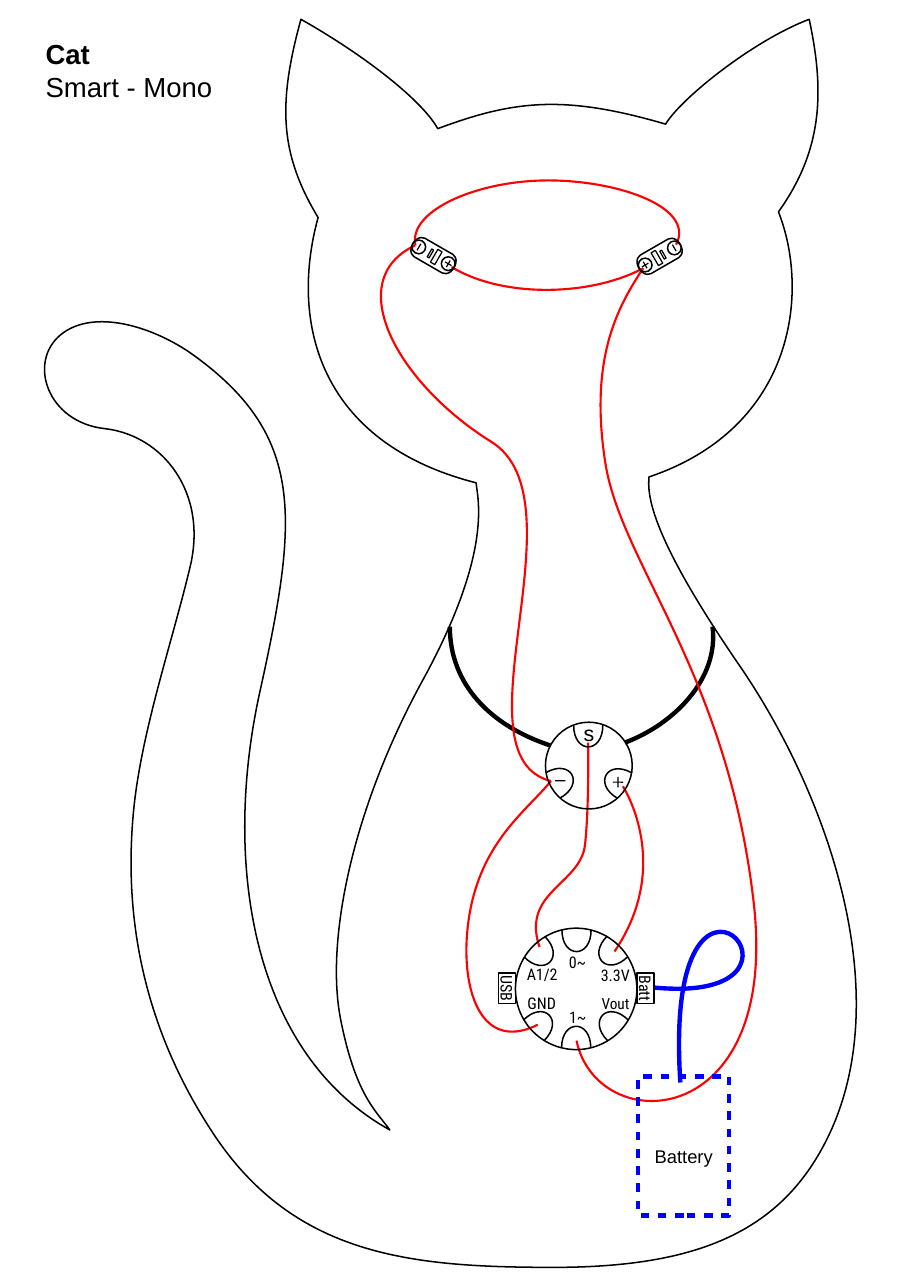
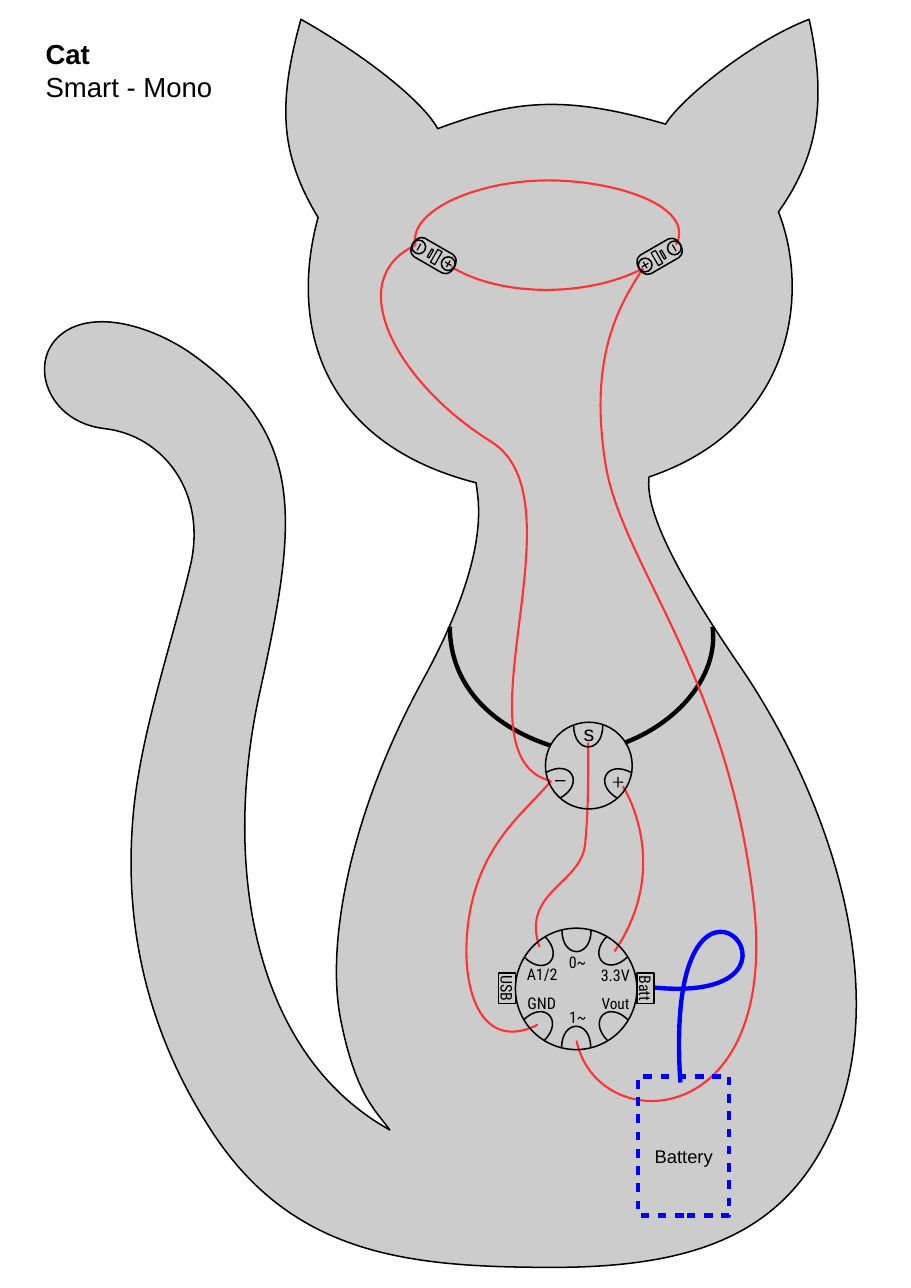
Before and after one commit to Mariemurasaki/Electronic-Geek-Bag, a slide deck: slide 4 of Documentation/source/shapes_portrait.odp. Drawn at 911x1288 pixels with LibreOffice and Linux fonts; fonts in the diff are those of the drawing. Boxes give left, top, right and bottom in pixels: in the first picture for what was removed or moved away, otherwise in the second. Text is boxed around its words. In the diff, an @@ line names an element or a change of style, - is before the commit and + after.

```diff
--- a/Documentation/source/shapes_portrait.odp
+++ b/Documentation/source/shapes_portrait.odp
@@ freeform shape at box(44, 20, 856, 1268): fill none to #CCCCCC @@
@@ outline #FF0000 1.39 pt to #FF3333 1.39 pt in 7 elements at box(615, 787, 643, 952), box(535, 742, 587, 947), box(466, 781, 551, 1031), box(452, 267, 643, 290), box(576, 269, 756, 1102), box(415, 181, 680, 246), box(381, 246, 551, 781) @@
@@ ellipse at box(429, 252, 437, 261): fill #F0F0F0 to #D7D7D7 @@
@@ ellipse at box(648, 252, 657, 261): fill #F0F0F0 to #D7D7D7 @@
```
Also in this commit, not shown: 6 other slides changed, 2 other files.
